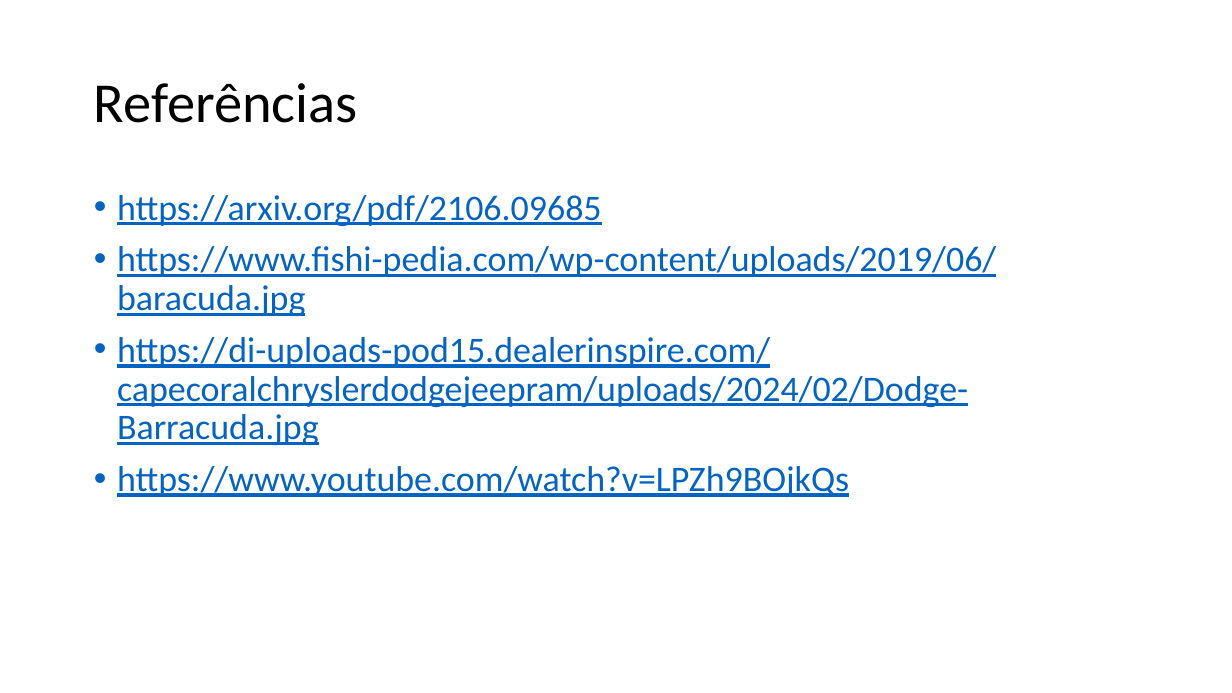
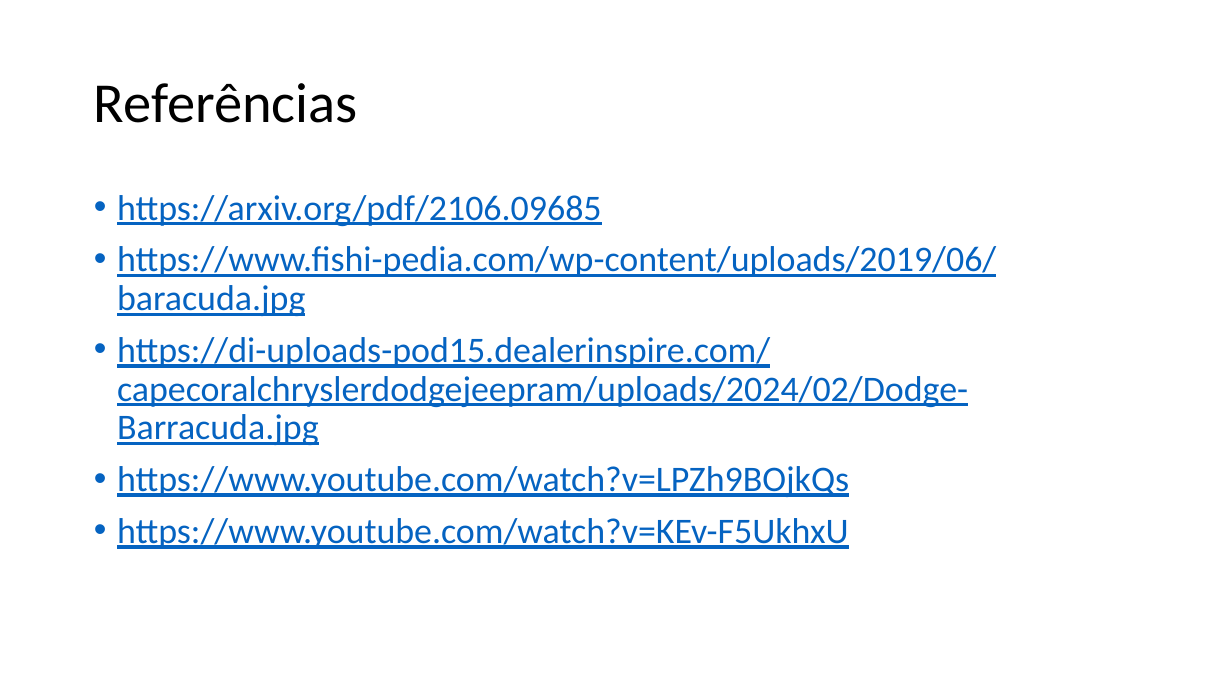
Before and after one commit to guerrato/guerrato_967_tp558, a slide deck: slide 48 of seminarios/ciclo 2/TP558_LoRA.pptx (slide 39 before the commit). Drawn at 1232x693 pixels with LibreOffice and Linux fonts; fonts in the diff are those of the drawing. Boxes give left, top, right and bottom in pixels: in the first picture for what was removed or moved away, otherwise in the second. Text is boxed around its words. In the diff, an @@ line names an element or a change of style, - is before the commit and + after.

```diff
--- a/seminarios/ciclo 2/TP558_LoRA.pptx
+++ b/seminarios/ciclo 2/TP558_LoRA.pptx
@@ text at (x1=117, y1=518, x2=849, y2=549): paragraph added @@
+• https://www.youtube.com/watch?v=KEv-F5UkhxU
```
Also in this commit, not shown: 1 other slide changed, 10 slides added, 1 slide removed.
